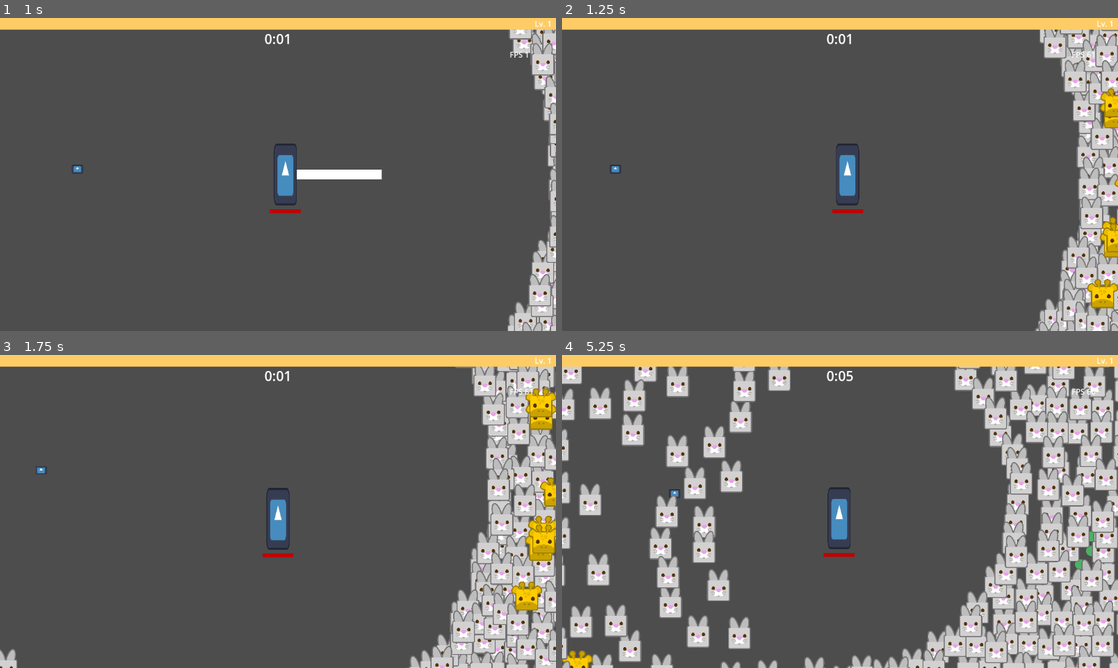
Above: before the commit, frames 1-4 (two rows, left to right).
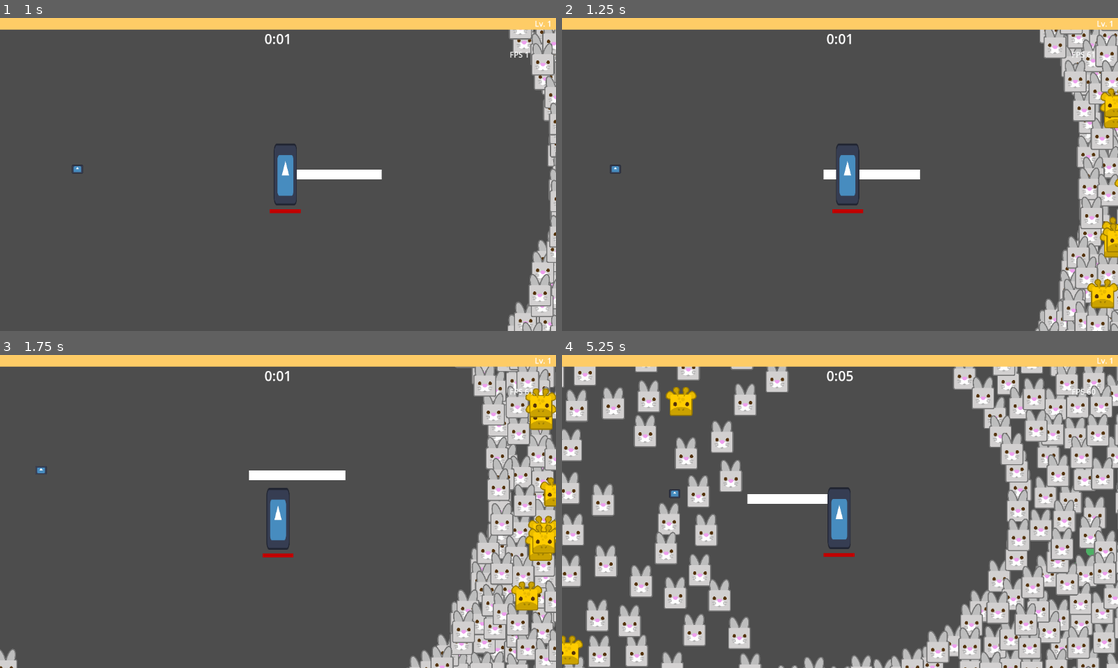
Above: after the commit, the same moments.

Repository: Boushitou/Q3_Nil_Survivor
Game: Godot game, scene res://Scenes/main_game.tscn
Same seed, same stepped clock (60 frames per second), same inputs: the game is played once before the commit and once after it. The engine's default icon, where the game draws it, is replaced by a stand-in: a white triangle on a blue panel in a dark square.
Inputs:
- Up to frame 1 (1 s): tap Enter at 0.5 s; hold D (move_right) from 0.53 s (still down)
- Up to frame 2 (1.25 s): keep holding D (move_right)
- Up to frame 3 (1.75 s): release D (move_right) at 1.28 s; hold S (move_down) from 1.28 s (still down)
- Up to frame 4 (5.25 s): release S (move_down) at 2.03 s; hold D (move_right) 2.03-2.78 s; hold W (move_up) 2.78-3.53 s; hold Q (move_left) 3.53-5.03 s; hold S (move_down) from 5.03 s (still down)

Frame 1 is identical in both runs. In frame 2, 0.4% of the frame differs, in the area x 47-65%, y 48-52%; in frame 3, 0.5%; in frame 4, 27%, in the area x 0-100%, y 3-100%.

Commit message:
More attempt to fix collision bug not yet effective.

Diff:
--- a/Data/Items/Weapons/8_kopesh.tres
+++ b/Data/Items/Weapons/8_kopesh.tres
@@ -10,7 +10,7 @@
 bonus_area = Array[float]([1.0, 1.0, 1.0, 1.0, 1.2, 1.2, 1.2, 1.4])
 projectile_speed = Array[float]([0.0, 0.0, 0.0, 0.0, 0.0, 0.0, 0.0, 0.0])
 hit_delay = Array[float]([10.0, 10.0, 10.0, 10.0, 10.0, 10.0, 10.0, 10.0])
-duration = Array[float]([0.05, 0.05, 0.05, 0.05, 0.05, 0.05, 0.05, 0.05])
+duration = Array[float]([1.0, 1.0, 1.0, 1.0, 1.0, 1.0, 1.0, 1.0])
 ID = 8
 name = "Kopesh"
 descriptions = Array[String](["Slices in the sweaping arc, cleaving through enemies.", "Inflict 5 more damages.", "Infl …(257 unchanged characters)…
--- a/Scenes/Player.tscn
+++ b/Scenes/Player.tscn
@@ -25,6 +25,7 @@
 
 [node name="Body" type="Area2D" parent="." node_paths=PackedStringArray("player_stats", "inventory")]
 collision_mask = 6
+monitorable = false
 script = ExtResource("2_jhwxv")
 player_stats = NodePath("../PlayerStats")
 inventory = NodePath("../Inventory")
@@ -44,6 +45,7 @@
 [node name="XpArea" type="Area2D" parent="Body"]
 collision_layer = 0
 collision_mask = 4
+monitorable = false
 script = ExtResource("5_e4ahy")
 
 [node name="XpOrbDetector" type="CollisionShape2D" parent="Body/XpArea"]
@@ -64,6 +66,7 @@
 offset_bottom = 112.0
 
 [node name="HealthProgressBar" type="TextureProgressBar" parent="Body/Control" node_paths=PackedStringArray("health")]
+z_index = 10
 layout_mode = 0
 offset_left = -8.0
 offset_top = 8.0
--- a/Scenes/Weapons/kopesh.tscn
+++ b/Scenes/Weapons/kopesh.tscn
@@ -36,5 +36,4 @@
 one_shot = true
 script = ExtResource("5_63bj5")
 
-[connection signal="hidden" from="." to="WeaponBody" method="_on_kopesh_hidden"]
 [connection signal="timeout" from="Timer" to="." method="_on_timer_timeout"]
--- a/Scenes/enemy.tscn
+++ b/Scenes/enemy.tscn
@@ -11,6 +11,7 @@
 [node name="Enemy" type="Area2D" node_paths=PackedStringArray("stats", "collider", "sprite")]
 disable_mode = 2
 collision_layer = 2
+monitoring = false
 script = ExtResource("1_6noeu")
 separation_weight = 50.0
 stats = NodePath("Stats")
--- a/Scenes/main_game.tscn
+++ b/Scenes/main_game.tscn
@@ -8,6 +8,7 @@
 [ext_resource type="Script" path="res://Scripts/Enemies/EnemiesManager.gd" id="6_ql5bx"]
 [ext_resource type="Script" path="res://Scripts/Enemies/EnemySpawner.gd" id="7_dhjye"]
 [ext_resource type="Resource" uid="uid://bwhux13w4ad2p" path="res://Data/Waves/wave1.tres" id="7_eys2x"]
+[ext_resource type="Resource" uid="uid://bmh5pfw8h3mqh" path="res://Data/Waves/wave2.tres" id="7_mered"]
 [ext_resource type="Resource" uid="uid://dhtrl42tt5ogm" path="res://Data/Enemies/0_beetle.tres" id="9_bhl7t"]
 [ext_resource type="Resource" uid="uid://s18gyu0c4vwh" path="res://Data/Waves/wavetroll.tres" id="9_yi551"]
 [ext_resource type="Resource" uid="uid://cm3hry1mlptl6" path="res://Data/Enemies/1_mummy.tres" id="10_hrgb2"]
@@ -33,7 +34,7 @@
 
 [node name="EnemySpawner" type="Node" parent="EnemiesManager"]
 script = ExtResource("7_dhjye")
-waves = Array[Resource("res://Data/WaveData.gd")]([ExtResource("9_yi551"), ExtResource("7_eys2x"), ExtResource("7_eys2x")])
+waves = Array[Resource("res://Data/WaveData.gd")]([ExtResource("9_yi551"), ExtResource("7_mered"), ExtResource("7_eys2x")])
 enemies_data = Array[Resource("res://Data/EnemyData.gd")]([ExtResource("9_bhl7t"), ExtResource("10_hrgb2")])
 
 [node name="XpOrbManager" type="Node" parent="EnemiesManager"]
--- a/Scenes/xp_orb.tscn
+++ b/Scenes/xp_orb.tscn
@@ -8,6 +8,7 @@
 [node name="XpOrb" type="Area2D"]
 collision_layer = 4
 collision_mask = 0
+monitoring = false
 script = ExtResource("1_2qc04")
 smooth_factor = 2.0
 distance_scale = 0.1
--- a/Scripts/Enemies/Enemy.gd
+++ b/Scripts/Enemies/Enemy.gd
@@ -52,6 +52,7 @@
 
 	set_collider_bounds()
 	set_separation_radius()
+	set_collision_layer_value(2, true)
 
 
 func follow_player(delta):
--- a/Scripts/Items/Weapons/WeaponBehavior.gd
+++ b/Scripts/Items/Weapons/WeaponBehavior.gd
@@ -8,10 +8,11 @@
 
 var weapon : Items
 
-func initialize_weapon(weapon_data : Items, inventory: Inventory, player_stats : PlayerStats):
+func initialize_weapon(weapon_data : Items, inventory: Inventory, player_stats : PlayerStats) -> void:
 	if not weapon_area or not weapon_data.item is Weapon:
 		return
 
+	weapon_area.set_collision_mask_value(2, true)
 	collider.set_disabled(false)
 	weapon = weapon_data
 	weapon_area.set_weapon(weapon_data, player_stats)
@@ -22,6 +23,6 @@
 	weapon_timer.set_duration(weapon.item.duration[weapon_data.level - 1])
 
 
-func _on_timer_timeout():
+func _on_timer_timeout() -> void:
 	collider.set_disabled(true)
 	PoolSystem.pool_object(weapon.item.name, self)
--- a/Scripts/Items/Weapons/WeaponsCollision.gd
+++ b/Scripts/Items/Weapons/WeaponsCollision.gd
@@ -8,14 +8,11 @@
 var hit_delay : float
 var hit_timer = 0.0
 
+func _ready():
+	connect("area_entered", _on_area_entered)
+	connect("area_exited", _on_area_exited)
+
 func _physics_process(delta: float) -> void:
-	enemies_in_range.clear()
-	var overlapping_areas = get_overlapping_areas()
-	for area in overlapping_areas:
-			print("touching enemy")
-			if area.is_in_group("enemies"):
-				enemies_in_range.append(area)
-
 	if enemies_in_range.size() > 0:
 		hit_timer += delta
 
@@ -44,8 +41,5 @@
 func apply_damage():
 	for enemy in enemies_in_range:
 		enemy.take_damage(damage)
-
-#this should ensure that ennemies are not in the array anymore and should not die
-#outside of weapon range (because of the pool system)
-func _on_kopesh_hidden():
-	enemies_in_range.clear()
+		if not enemy.is_visible():
+			enemies_in_range.erase(enemy)
Not shown: 1 places in Scenes/main_game.tscn that only renumber resources
